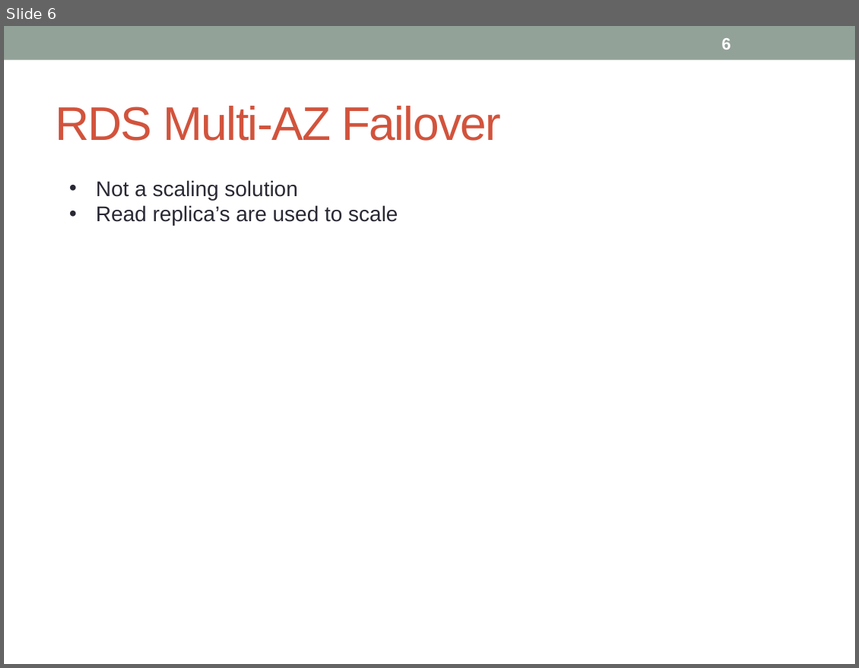
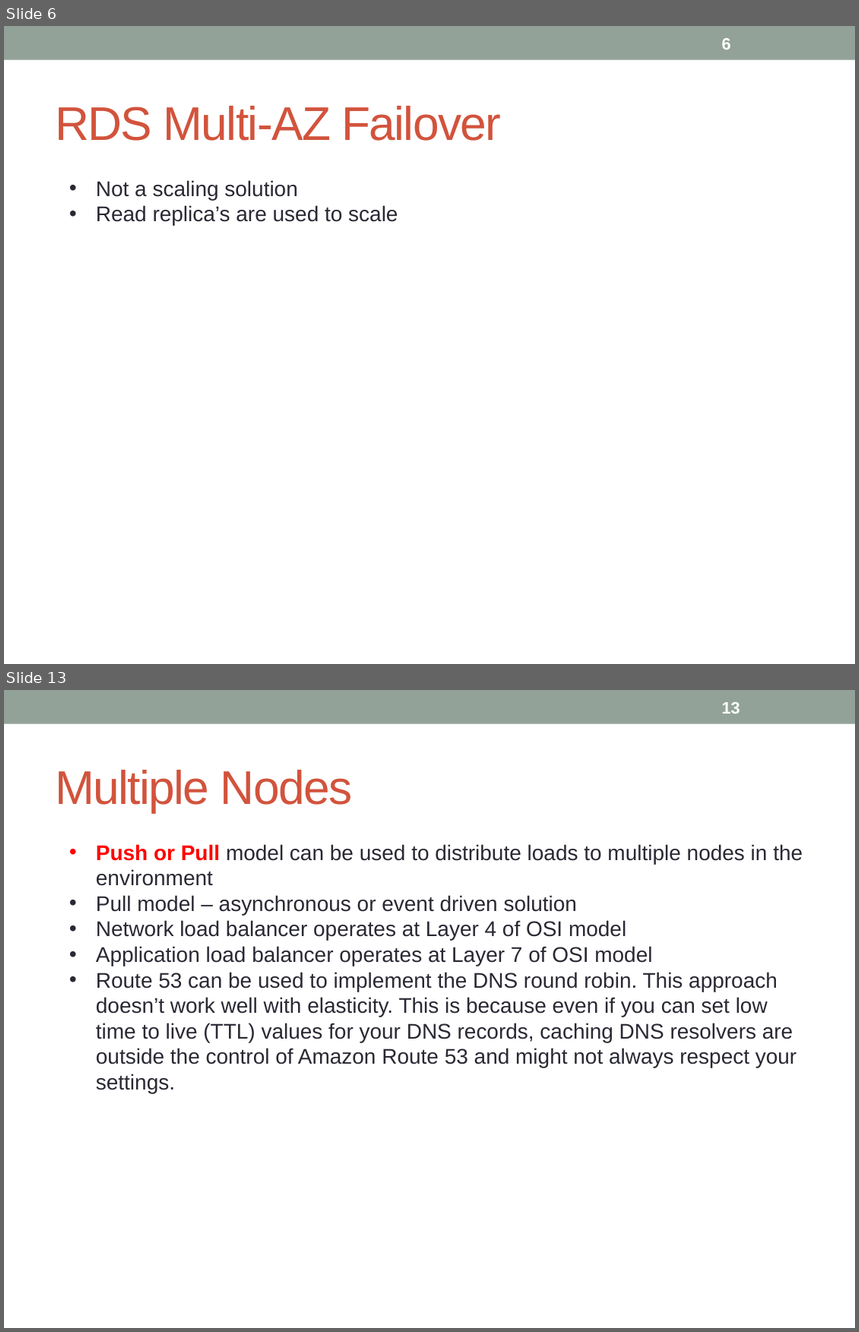
Before and after one commit to notionquest/ProjectDocumentation, a slide deck: AWS_Sysops.pptx. Shown one above the other, each under a label of ours: slide 6 before the commit, slides 6 and 13 after it; the slides between them are not shown. The pictures are 859x668 and 859x1332 pixels, drawn with LibreOffice and Linux fonts; fonts in the diff are those of the drawing. Boxes give left, top, right and bottom in pixels: in the first picture for what was removed or moved away, otherwise in the second. Text is boxed around its words. In the diff, an @@ line names an element or a change of style, - is before the commit and + after.

Commit message:
Load balancer

```diff
--- a/AWS_Sysops.pptx
+++ b/AWS_Sysops.pptx
@@ slide 13 added at bbox=[4, 690, 855, 1328], background #FFFFFF; not listed: 1 template element that a slide beside it also shows @@
@@ page number added at bbox=[722, 702, 740, 714], 14 pt, text #FFFFFF, bold @@
+13
@@ title added at bbox=[55, 770, 353, 813], 40 pt, text #D2533C @@
+Multiple Nodes
@@ text added at bbox=[96, 844, 803, 1094], 18 pt, text #292934 @@
+• Push or Pull model can be used to distribute loads to multiple nodes in the environment
+• Pull model – asynchronous or event driven solution
+• Network load balancer operates at Layer 4 of OSI model
+• Application load balancer operates at Layer 7 of OSI model
+• Route 53 can be used to implement the DNS round robin. This approach doesn’t work well with elasticity. This is because even if you can set low time to live (TTL) values for your DNS records, caching DNS resolvers are outside the control of Amazon Route 53 and might not always respect your settings.
```
Also in this commit, not shown: 1 slide changed, 6 other slides added.
